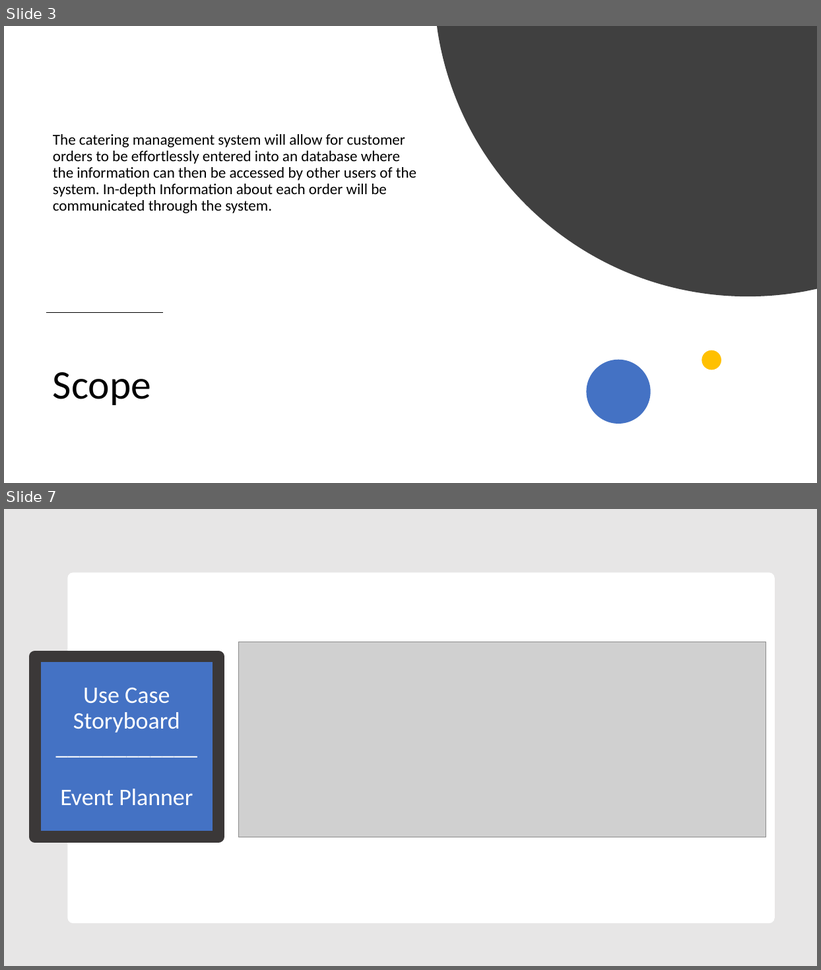
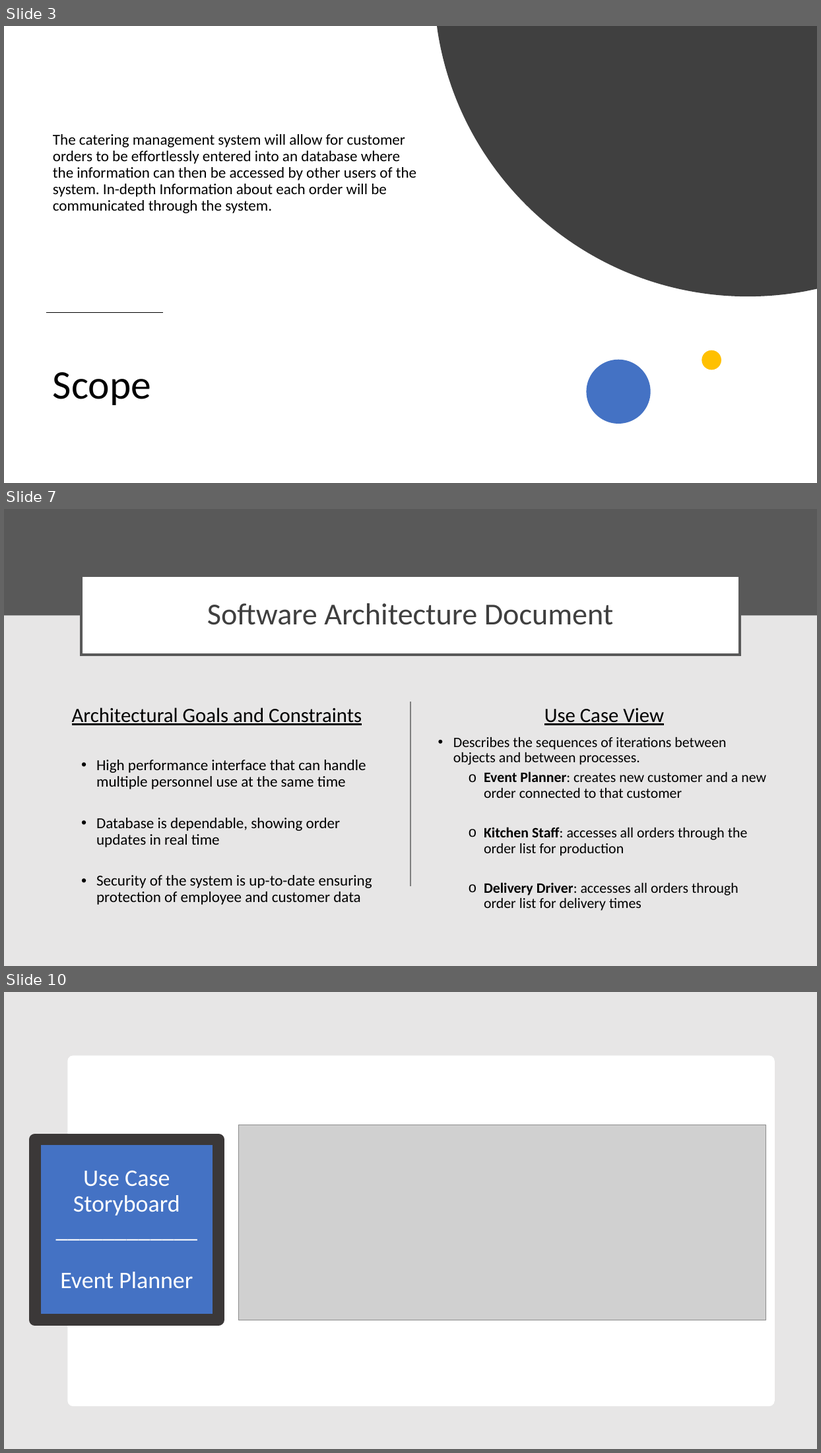
Before and after one commit to wd7792kd/ics370, a slide deck: Project Elaboration P1.pptx. Shown one above the other, each under a label of ours: slides 3 and 7 before the commit, slides 3, 7 and 10 after it; the slides between them are not shown. The pictures are 821x970 and 821x1453 pixels, drawn with LibreOffice and Linux fonts; fonts in the diff are those of the drawing; grey boxes stand for pictures. Boxes give left, top, right and bottom in pixels: in the first picture for what was removed or moved away, otherwise in the second. Text is boxed around its words. In the diff, an @@ line names an element or a change of style, - is before the commit and + after.

```diff
--- a/Project Elaboration P1.pptx
+++ b/Project Elaboration P1.pptx
@@ slide 7 added at (x1=4, y1=509, x2=817, y2=966), background #E7E6E6 @@
@@ rectangle added at (x1=4, y1=509, x2=817, y2=616), fill #595959 @@
@@ title added at (x1=81, y1=576, x2=741, y2=656), fill #FFFFFF, outline #595959 3 pt, 36 pt, text #3F3F3F @@
+Software Architecture Document
@@ line added from (411, 702) to (411, 887), #7F7F7F 1.5 pt @@
@@ text added at (x1=72, y1=708, x2=372, y2=905), 18 pt, text #000000 @@
+Architectural Goals and Constraints
+  • High performance interface that can handle multiple personnel use at the same time
+  • Database is dependable, showing order updates in real time
+  • Security of the system is up-to-date ensuring protection of employee and customer data
@@ text added at (x1=453, y1=708, x2=766, y2=911), 17 pt, text #000000 @@
+Use Case View
+• Describes the sequences of iterations between objects and between processes.
+  o Event Planner: creates new customer and a new order connected to that customer
+  o Kitchen Staff: accesses all orders through the order list for production
+  o Delivery Driver: accesses all orders through order list for delivery times
@@ what was slide 7 is now slide 10 @@
```
Also in this commit, not shown: 5 slides changed, 2 other slides added.
